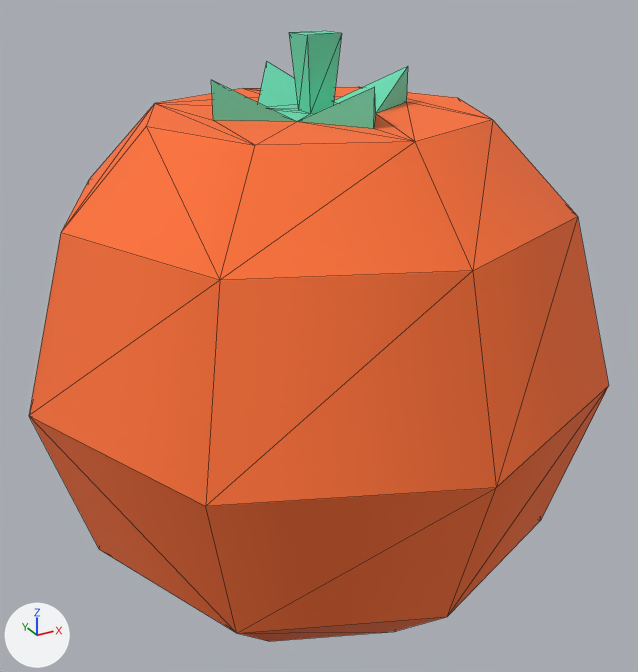
Renders of the glTF model models/terrain/Orange.glb from each side of a commit.
Camera for both pictures: a camera (50 mm lens) standing at (-0.1164, -0.2137, 0.1825) and looking at (-0.0001, -0.0022, 0.0767). Every picture has the same lights, and +X, +Y and +Z are marked at lower left. The first picture is the older version. Mesh edges are drawn as thin lines.

Names of what the first picture shows: 'orange'.
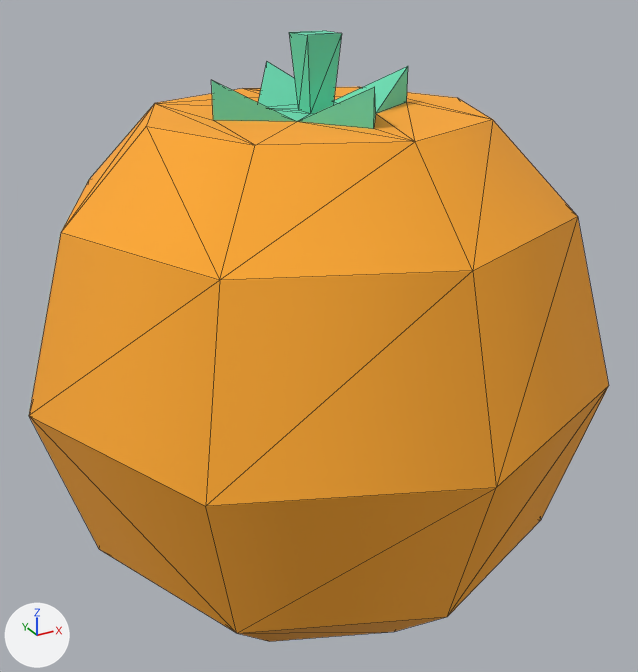
Where the change shows, as pixel boxes (x1, y1, x2, y2) in the pictures (638 x 672 px):
'orange', recoloured
    both: (29, 85, 609, 642)

Patch to the scene script:
```diff
--- a/models/terrain/Orange.glb.py
+++ b/models/terrain/Orange.glb.py
@@ mat_orange @@
 mat_orange = principled_material('orange')
-mat_orange.base_color = (1.0, 0.17, 0.04)  # orange #ff7338
+mat_orange.base_color = (1.0, 0.4, 0.03)  # orange #ffaa30
 mat_orange.roughness = 1.0
```
